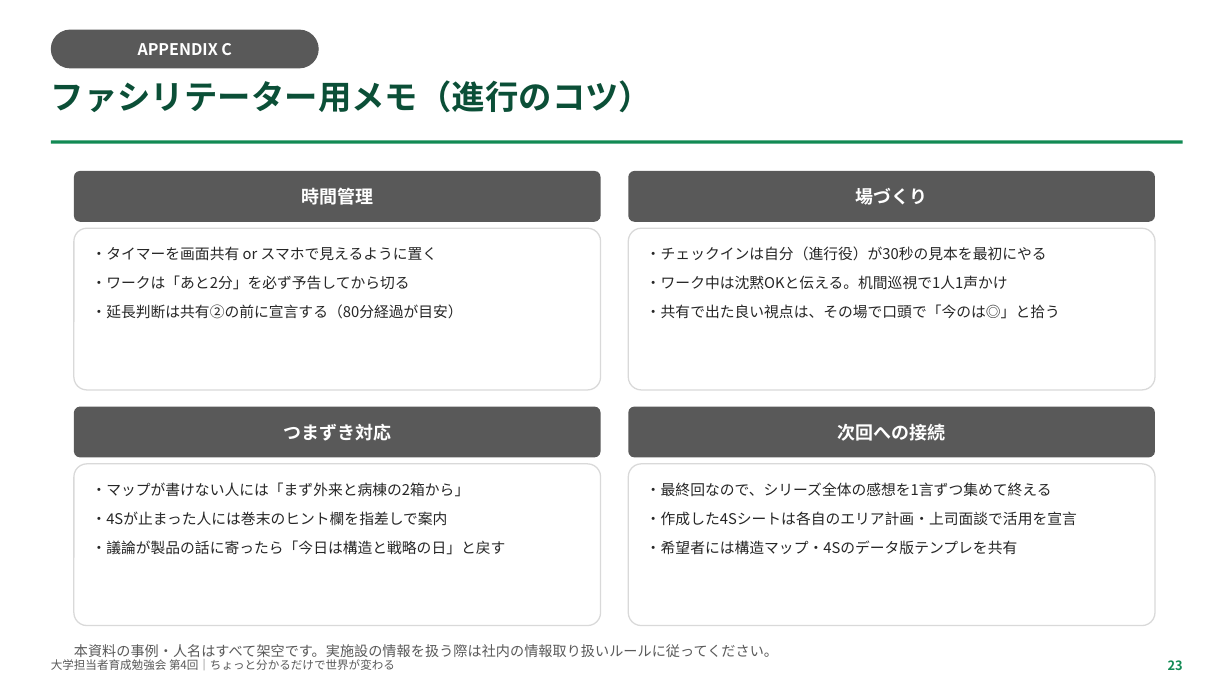
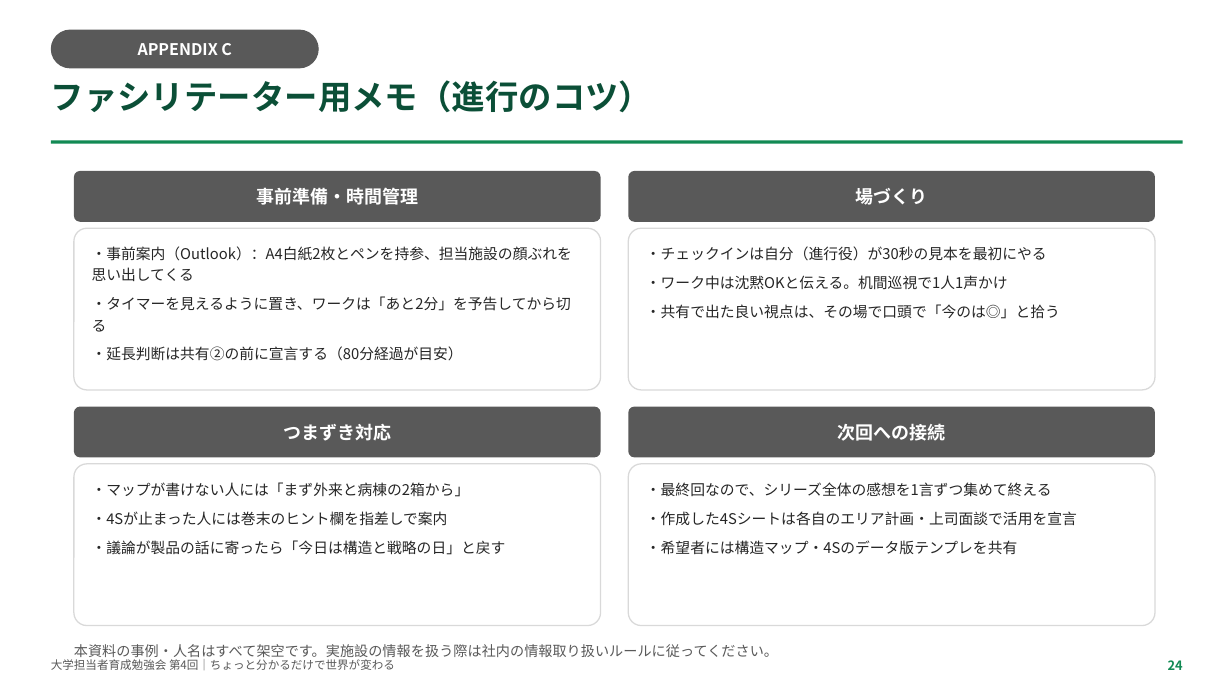
Before and after one commit to TAKUYA-1187/Claude, a slide deck: slide 25 of novartis_training/第4回_ちょっと分かるだけで世界が変わる.pptx (slide 24 before the commit). Drawn at 1232x693 pixels with LibreOffice and Linux fonts; fonts in the diff are those of the drawing. Boxes give left, top, right and bottom in pixels: in the first picture for what was removed or moved away, otherwise in the second. Text is boxed around its words. In the diff, an @@ line names an element or a change of style, - is before the commit and + after.

```diff
--- a/novartis_training/第4回_ちょっと分かるだけで世界が変わる.pptx
+++ b/novartis_training/第4回_ちょっと分かるだけで世界が変わる.pptx
@@ text in rounded rectangle at (256,187,418,205): text changed @@
-時間管理
+事前準備・時間管理
@@ text in rounded rectangle at (92,246,572,332): text changed @@
-・タイマーを画面共有 or スマホで見えるように置く
-・ワークは「あと2分」を必ず予告してから切る
+・事前案内（Outlook）：A4白紙2枚とペンを持参、担当施設の顔ぶれを思い出してくる
+・タイマーを見えるように置き、ワークは「あと2分」を予告してから切る
@@ text at (1168,660,1183,670): text changed @@
-23
+24
```
Also in this commit, not shown: 21 other slides changed, 1 slide added, 1 other file.
